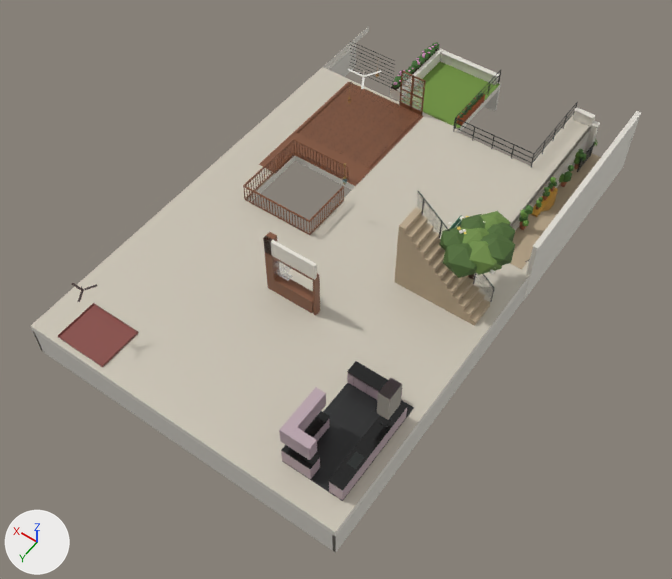
One commit to the glTF model site/public/models/blender/ground.glb: the scene before it, then after it.
The view is the same before and after, from a 50 mm lens placed at (-6.31, 9.45, 12.62), pointed at (-0.36, 1.12, -0.46). Every picture has the same lights, and +X, +Y and +Z are marked at lower left. The first picture is the older version.

The first picture shows 'Black Floor Tile', 'Black Granite', 'Charcoal Steel', 'Foliage #4E6B35', 'Kota.001', 'Lawn', 'Lime White Shade', 'Lime White.001', 'Lime White_high', 'Mauve Laminate', 'Red Oxide', 'Teak.001', 'Terrazzo.001' and 19 more.
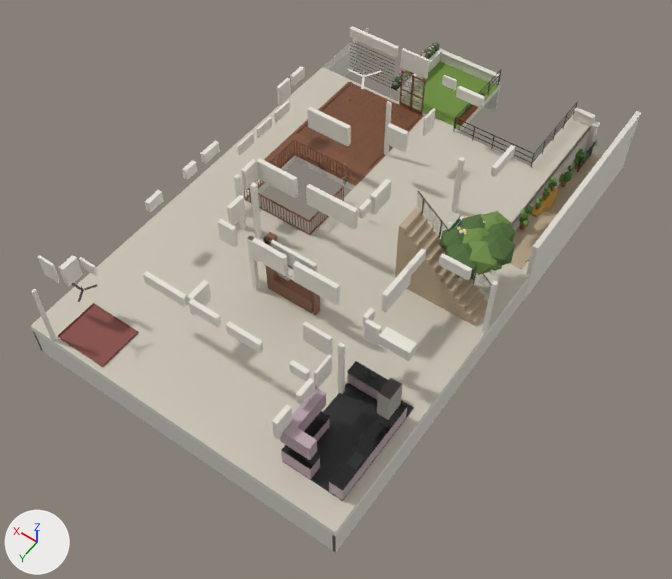
What differs and where, as boxes [x1, y1, x2, y2] in the pictures (672 x 579 px):
'Lime White_high.001', added
    after: [38, 26, 516, 439]
'Lime White_wall.001', added
    after: [31, 101, 498, 394]
'Lime White_high', deleted
    before: [263, 237, 317, 280]

Patch to the scene script:
```diff
--- a/site/public/models/blender/ground.glb.py
+++ b/site/public/models/blender/ground.glb.py
@@ me_lime_white_wall_001 @@
+me_lime_white_wall_001.from_pydata(...)  # a box spanning x -3.13..-3.06, y 0.67..0.75, z 0.0..1.3; a box spanning x -1.88..-1.79, y 3.01..3.07, z 0.0..1.3; a box spanning x -1.31..-1.23, y -1.39..-1.3, z 0.0..1.3; a box spanning x 0.52..0.61, y -1.87..-1.82, z 0.0..1.3; a box spanning x 0.52..0.61, y 2.14..2.23, z 0.0..1.3; a box spanning x 1.23..1.31, y 1.18..1.27, z 0.0..1.3; a box spanning x 1.58..1.67, y 1.18..1.27, z 0.0..1.3; a box spanning x 2.58..2.62, y 4.93..5.0, z 0.0..1.3
+me_lime_white_wall_001.materials.append(mat_web_lime_white)  # white #e8e4da
@@ me_lime_white_high_001 @@
+me_lime_white_high_001.from_pydata(...)  # 468 vertices, 760 faces; spans x -2.73..3.06, y -3.32..4.65, z 0.88..1.3
+me_lime_white_high_001.materials.append(mat_web_lime_white)  # white #e8e4da
@@ ob_lime_white_high @@
-ob_lime_white_high = bpy.data.objects.new('Lime White_high', me_lime_white_high)
-ob_lime_white_high.location = (0.0, 0.0, 0.0)
@@ ob_lime_white_wall_001 @@
+ob_lime_white_wall_001 = bpy.data.objects.new('Lime White_wall.001', me_lime_white_wall_001)
+ob_lime_white_wall_001.location = (0.0, 0.0, 0.0)
@@ ob_lime_white_high_001 @@
+ob_lime_white_high_001 = bpy.data.objects.new('Lime White_high.001', me_lime_white_high_001)
+ob_lime_white_high_001.location = (0.0, 0.0, 0.0)
```
